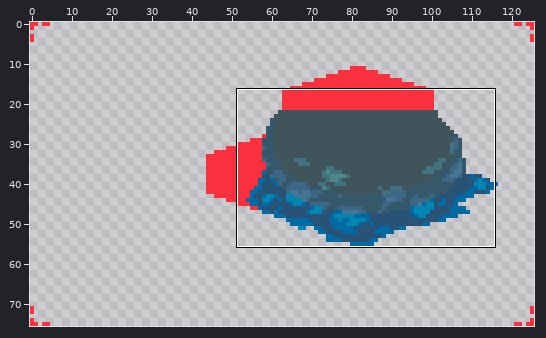
Pixel-art file, stored at graphics_work_files/tile art/shore-walls-right2.aseprite. Above: a wide view before the commit, with the close-up outlined.
Close-up. Before the edit:
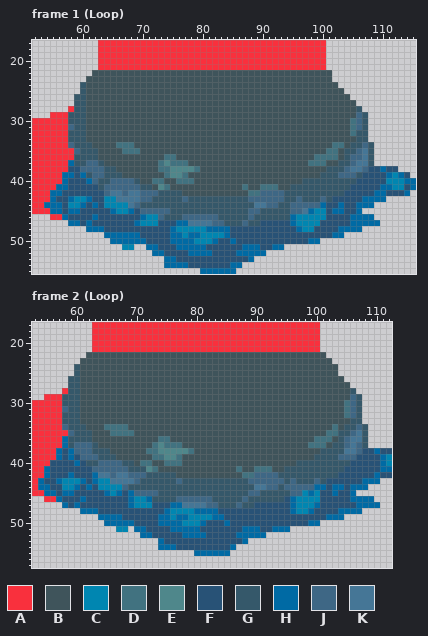
126x76 pixels, 4 frames. Colours within 5 levels of each other are drawn and written as one. Shown: frame 1 (Loop): x 52..115, y 17..55; frame 2 (Loop): x 53..112, y 17..57. The commit also changed other frames or places, which this record leaves out.
Palette (. is transparent): A #f9303d  B #3f545b  C #0086b1  D #417280  E #4f878b  F #285276  G #35586a  H #006aa4  J #3e6785  K #457696
After the commit:
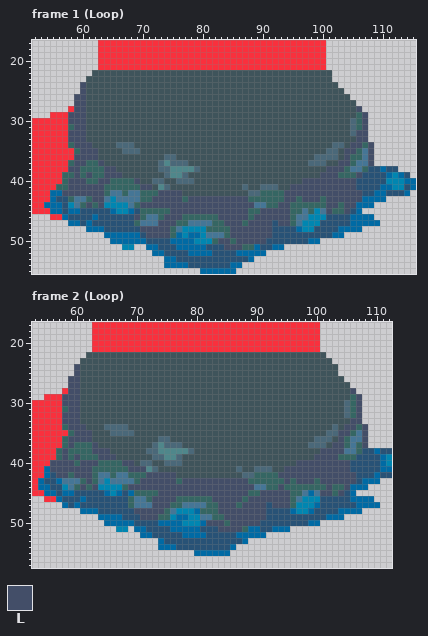
Colours new in this view: L #434e68
Message: Recolored the shore walls to have a better gradient.
Diff:
colour D: #417280 -> #4a6879
colour J: #3e6785 -> #356663
Changed rows in their new state; - is a pixel that keeps its letter.
Frame 1 (Loop), layer "Layer":
first column x 56:
24 ----L------------------------------------------------
25 ----L------------------------------------------------
26 ---LL------------------------------------------------
27 ---LL------------------------------------------------
28 ---LL---------------------------------------------L--
29 --LLL----------------------------------------------L-
30 --LLL----------------------------------------------L-
31 ---LL----------------------------------------------L-
32 --LLL---------------------------------------------LL-
33 --LLL---------------------------------------------LL-
34 ---LLL-------------------------------------------LL-L
35 ----LLL-----------------------------------------LL--L
36 ---LLLL-----------------------------------------L---L
37 --JLL--L---------------------------------------LL---L
38 --LL----LL-----------------------------------LLL-----
39 -JJLJL--LLL---------------------------------LLL---L--
40 -JLLLJ-LL----L---------------------------LLLLLLLLL---
41 JJLLLLLL------LL-----------------------LLLLLLLLLLL---
42 -LLLLLLL---------LLLL-----------------LLLLLLLLLLLLL--
43 --JKKJLLK-------LLLLL-LLLLLLLLLL------LL-LLL-LLLLLL--
44 ---KJLJL------LLLLLLLLLLLLLLLLLLL----LL-----JLLJLL---
45 -------------------LLLLLLLLLLLLL--LLLLL---J-KLJJL----
46 -------------LJKK-LLL------LLLLL-LLLLLLJKK-----------
47 -------------JKKKLLLJJ------LLL-LLLL-LLJK------------
48 --------------LLLLLJK----JJJJLLLLLLL-----------------
49 ---------------LLLLJ-----KKKJLLLLLLL-----------------
50 --------------------------JLLJLLLLL------------------
51 ----------------------------LLLJJ--------------------
Frame 2 (Loop), layer "Layer":
first column x 56:
24 ----L------------------------------------------------
25 ----L------------------------------------------------
26 ---LL------------------------------------------------
27 ---LL------------------------------------------------
28 ---LL---------------------------------------------L--
29 --LLL----------------------------------------------L-
30 --LLL----------------------------------------------L-
31 ---LL----------------------------------------------L-
32 --LLL----------------------------------------------L-
33 --LLL---------------------------------------------LL-
34 ---LLL-------------------------------------------LL-L
35 ----LLL-----------------------------------------LL--L
36 --JLLLL-----------------------------------------L---L
37 --JL---L---------------------------------------LL---L
38 -JLJ---LLL-----------------------------------LLLL----
39 -JLJL---LLL---------------------------------LLLL-----
40 LLLLJLLL----LL---------------------------LLLLLLLLL---
41 LLLLLLL------LLL-----------------------LLLLLLLLLLL---
42 -LLJLLLJ--------LLLLL-----------------LLLLLLLLLLLLL--
43 --KKKJLJK------LLLLLL-LLLLLLLLLLL------L-LLL-LLLLLL--
44 ---KJLJL-----LLLLLLLLLLLLLLLLLLLLL----L-----JJLJJL---
45 ------------------LLLLLLLLLLLLLLL--LLLLL--K-KLLJL----
46 -------------JKKJLLLL------LLLLL-LLLLLLLJK-----------
47 -------------JKKKLLLJJ------LLL-LLLL-LLLJ------------
48 --------------LLLLLJK----JJJLLLLLLLL-----------------
49 ---------------LLLJJ-----KKJJLLLLLLL-----------------
50 --------------------------LLLJLLLLL------------------
51 ----------------------------LLLLJ--------------------
